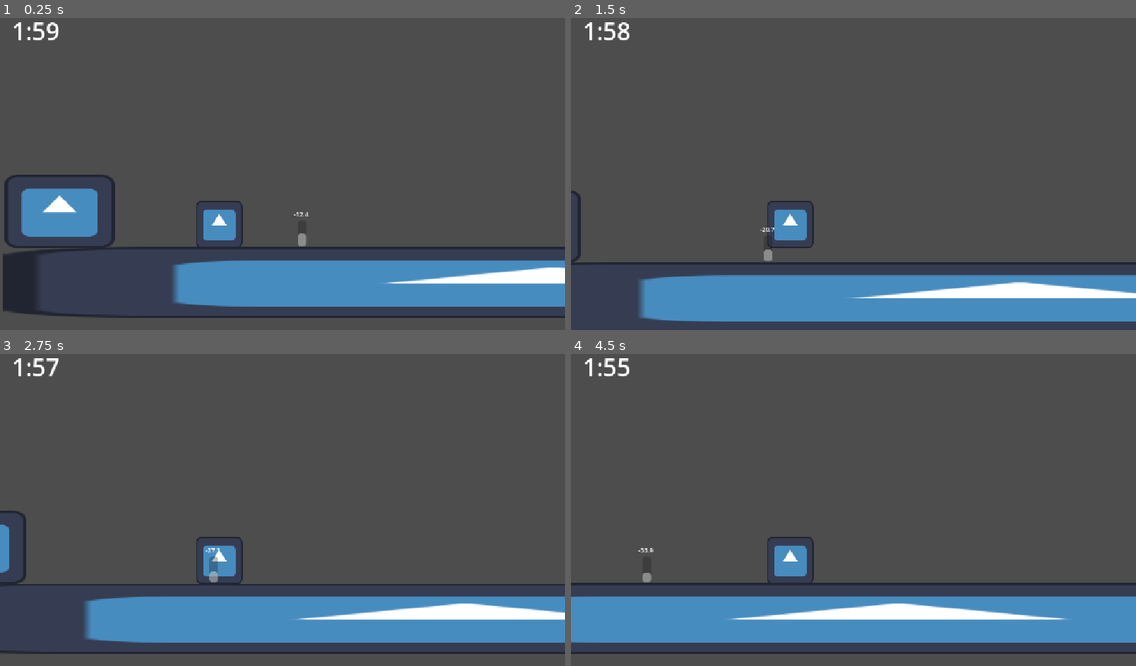
Above: before the commit, frames 1-4 (two rows, left to right).
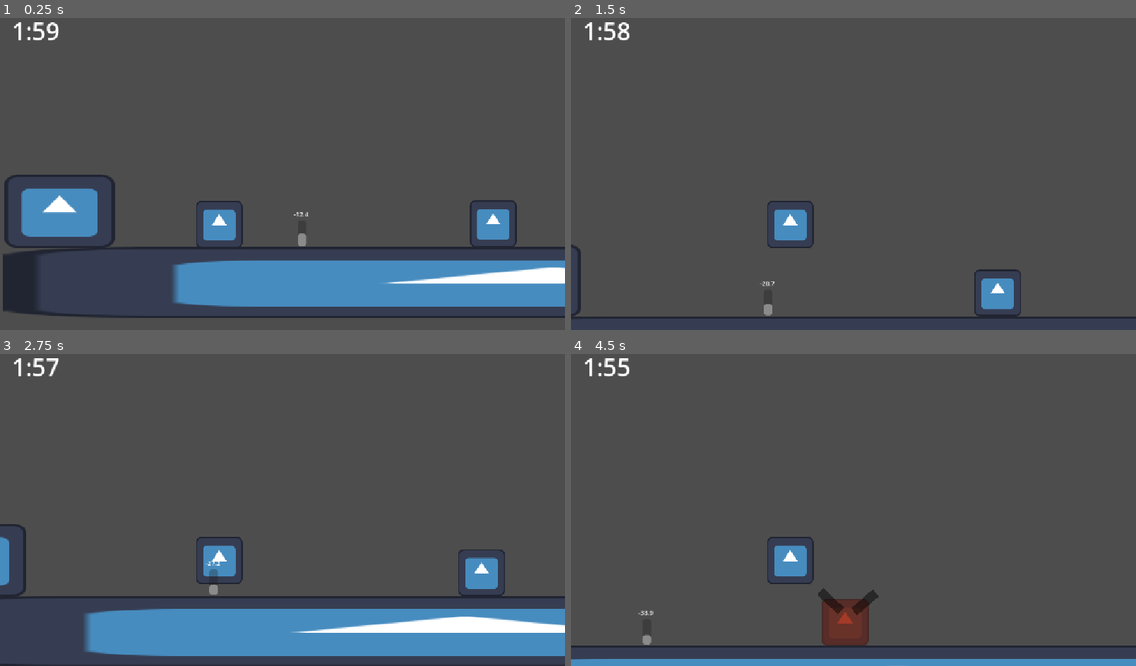
Above: after the commit, the same moments.

Repository: Ollieblock1/WHACK2026
Game: Godot game, scene res://scenes/managers/game_manager.tscn
Two runs of this game, one before a commit and one after it. Both use one fixed random seed, a clock stepped at 60 frames per second and the inputs below. This scene is started directly instead of the project's main scene. The engine's default icon, where the game draws it, is replaced by a stand-in: a white triangle on a blue panel in a dark square.
Inputs:
- Up to frame 1 (0.25 s): no input
- Up to frame 2 (1.5 s): hold Right (moveRight) from 0.53 s (still down); tap Space (moveJump) at 0.77 s
- Up to frame 3 (2.75 s): tap Space (moveJump) at 1.52 s; release Right (moveRight) at 2.03 s; hold A (moveLeft) from 2.03 s (still down)
- Up to frame 4 (4.5 s): release A (moveLeft) at 2.78 s; hold Right (moveRight) 2.78-4.28 s; tap Space (moveJump) at 3.02, 3.77 s; hold A (moveLeft) from 4.28 s (still down)

The runs differ from the first frame. In frame 1, 0.7% of the frame differs, in the area x 83-92%, y 58-74%; in frame 2, 14%; in frame 3, 13%; in frame 4, 20%, in the area x 0-100%, y 62-100%.

Commit message:
changed gravity to make easier to move enemy

Diff:
--- a/project.godot
+++ b/project.godot
@@ -51,6 +51,7 @@
 [physics]
 
 3d/physics_engine="Jolt Physics"
+2d/default_gravity=392.0
 
 [rendering]
 
--- a/scenes/managers/game_manager.tscn
+++ b/scenes/managers/game_manager.tscn
@@ -5,6 +5,7 @@
 [ext_resource type="PackedScene" uid="uid://fq3wafqtn3dq" path="res://scenes/camera/camera.tscn" id="2_r76ct"]
 [ext_resource type="PackedScene" uid="uid://d1lv7x0c5ogpj" path="res://scenes/level/level.tscn" id="4_3yu1d"]
 [ext_resource type="PackedScene" uid="uid://djp0nv4ddbxsf" path="res://scenes/experiments/thermometer.tscn" id="5_3yu1d"]
+[ext_resource type="PackedScene" uid="uid://cb45aiv40rjpf" path="res://alienEntity/hostile_alien.tscn" id="6_c2g8d"]
 
 [node name="gameManager" type="Node2D" unique_id=493323348]
 script = ExtResource("1_i04cf")
@@ -23,4 +24,7 @@
 position = Vector2(224.00003, 80)
 scale = Vector2(1.3, 1.3)
 
+[node name="baseAlien" parent="." unique_id=1926721184 instance=ExtResource("6_c2g8d")]
+position = Vector2(724, 67)
+
 [connection signal="oxygenLost" from="Player/Camera" to="." method="_on_camera_oxygen_lost"]
